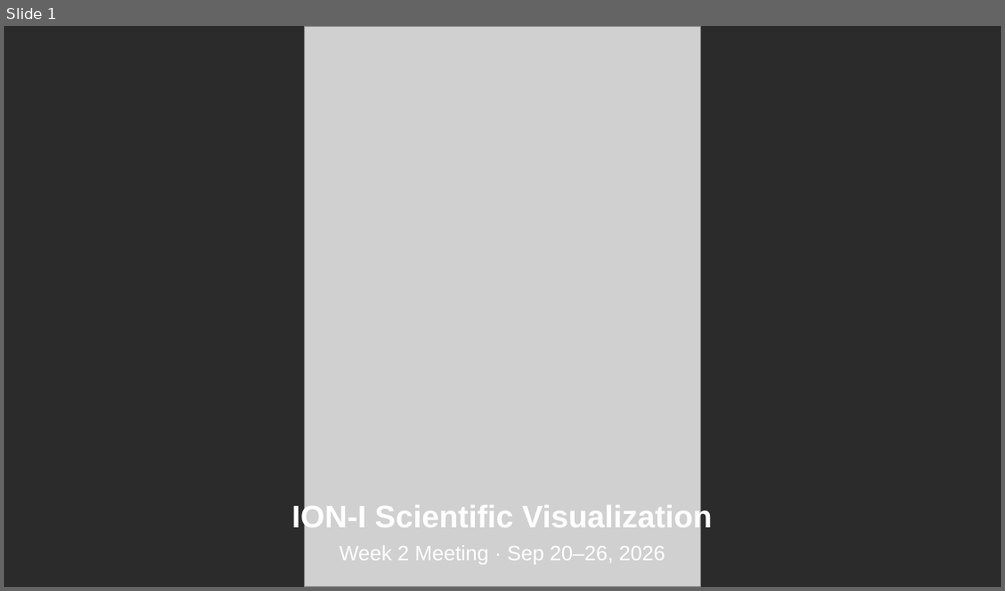
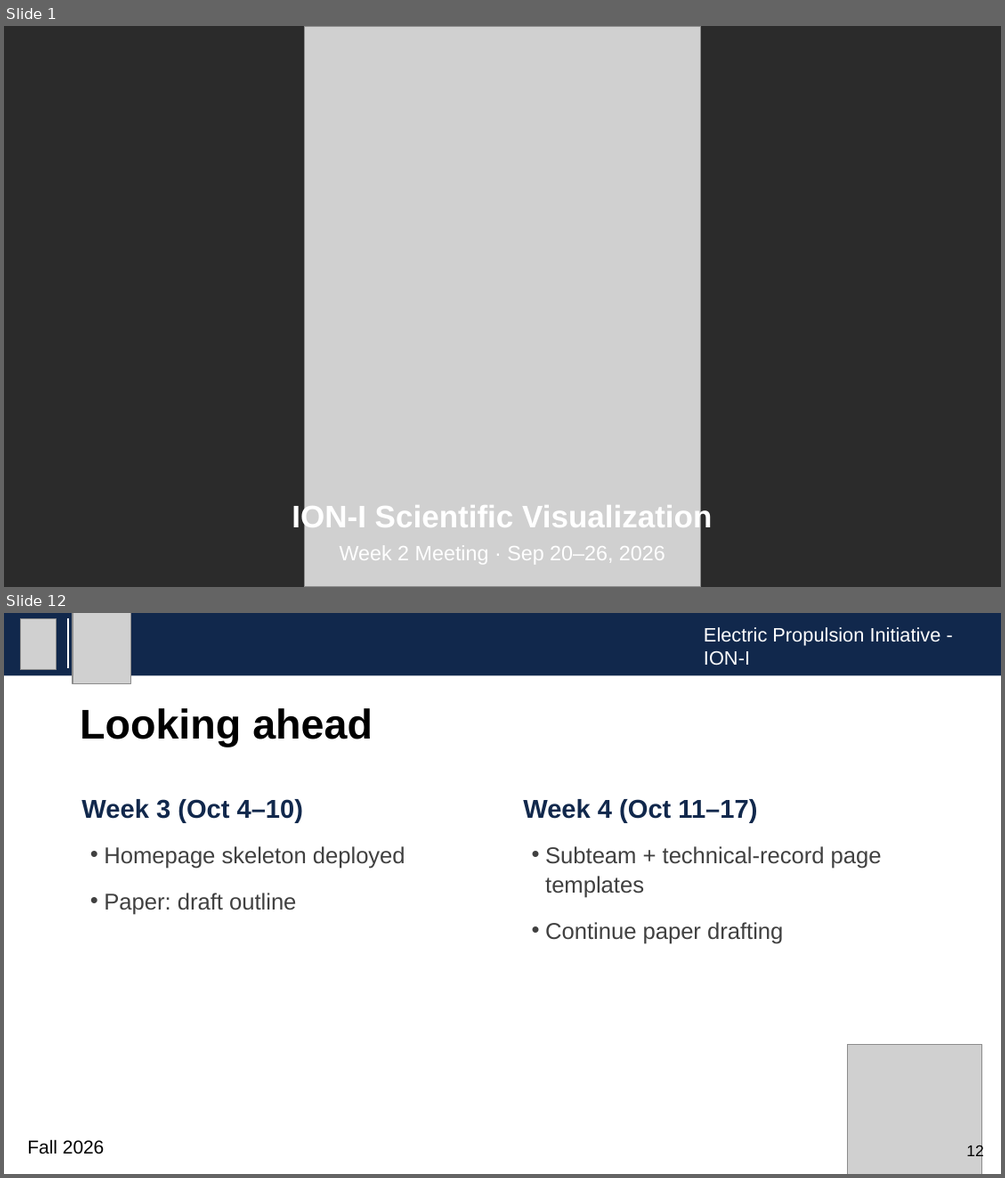
Before and after one commit to quyaoning/ioni-visual, a slide deck: Meeting Slides/2026-09-20_ioni-visual.pptx. Shown one above the other, each under a label of ours: slide 1 before the commit, slides 1 and 12 after it; the slides between them are not shown. The pictures are 1005x591 and 1005x1178 pixels, drawn with LibreOffice and Linux fonts; fonts in the diff are those of the drawing; grey boxes stand for pictures; background and template pictures are left out; a plain dark background stands for a picture behind light text. Boxes give left, top, right and bottom in pixels: in the first picture for what was removed or moved away, otherwise in the second. Text is boxed around its words. In the diff, an @@ line names an element or a change of style, - is before the commit and + after.

Commit message:
Expand Week 2 meeting slide into a full 30-min agenda

```diff
--- a/Meeting Slides/2026-09-20_ioni-visual.pptx
+++ b/Meeting Slides/2026-09-20_ioni-visual.pptx
@@ slide 12 added at <box>4,613,1001,1174</box>, background #FFFFFF @@
@@ rectangle added at <box>4,613,1001,674</box>, fill #11284C @@
@@ picture added at <box>21,618,57,669</box> @@
@@ line added from (68, 618) to (68, 668), #FFFFFF 1.5 pt @@
@@ picture added at <box>73,613,130,684</box> @@
@@ text added at <box>704,627,941,666</box>, 14 pt, text #FFFFFF @@
+Electric Propulsion Initiative - ION-I
@@ title added at <box>80,708,372,747</box>, 30 pt, text #000000, bold @@
+Looking ahead
@@ text added at <box>81,799,303,822</box>, 18.8 pt, text #11284C, bold @@
+Week 3 (Oct 4–10)
@@ text added at <box>523,799,757,822</box>, 18.8 pt, text #11284C, bold @@
+Week 4 (Oct 11–17)
@@ text added at <box>104,846,405,915</box>, 16.5 pt, text #404040 @@
+• Homepage skeleton deployed
+• Paper: draft outline
@@ text added at <box>545,846,882,944</box>, 16.5 pt, text #404040 @@
+• Subteam + technical-record page templates
+• Continue paper drafting
@@ picture added at <box>848,1045,983,1174</box> @@
@@ text added at <box>27,1139,105,1154</box>, 13.5 pt, text #000000 @@
+Fall 2026
@@ text added at <box>966,1143,984,1159</box>, 11.2 pt, text #000000 @@
+12
```
Also in this commit, not shown: 3 slides changed, 8 other slides added.
